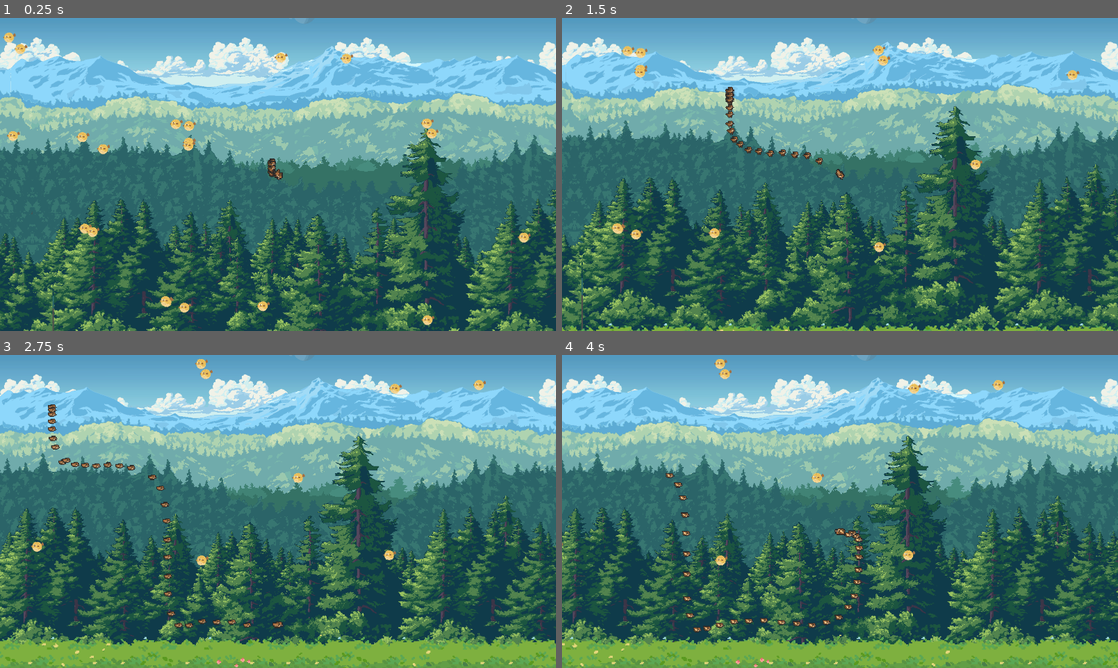
Above: before the commit, frames 1-4 (two rows, left to right).
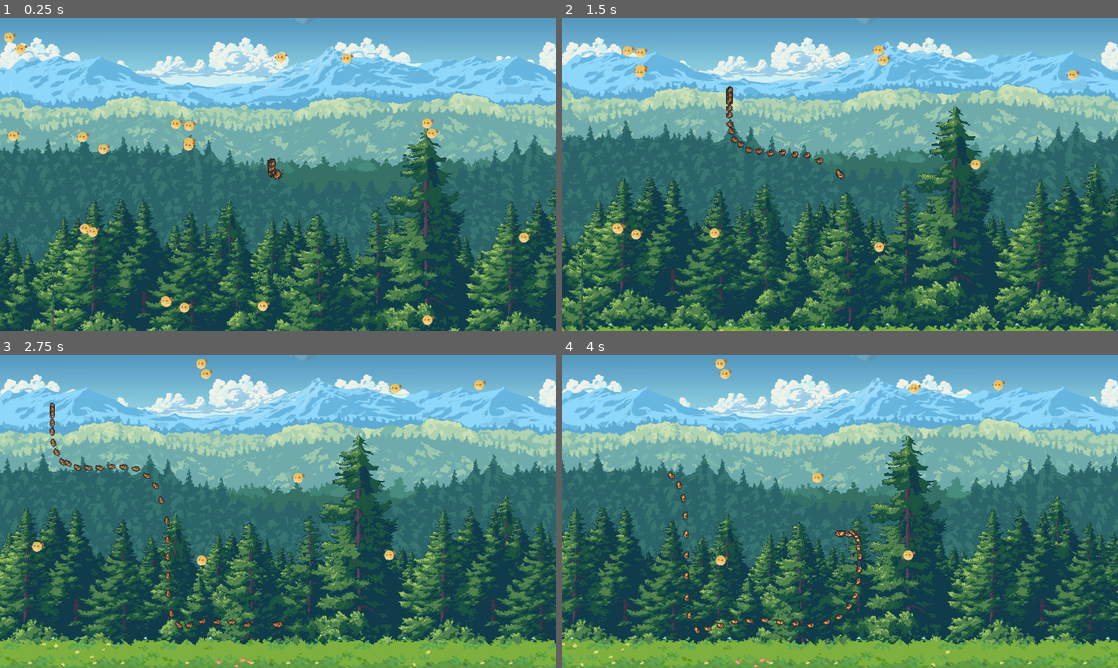
Above: after the commit, the same moments.

Repository: zalt00/sslip2
Game: Godot game, scene res://bird_stuff/bird_scene.tscn
Same seed, same stepped clock (60 frames per second), same inputs: the game is played once before the commit and once after it. This scene is started directly instead of the project's main scene.
Inputs (mouse positions are in pixels of both pictures, inside the frame that each line leads up to):
- Up to frame 1 (0.25 s): no input
- Up to frame 2 (1.5 s): move the mouse to (962, 158) at 0.52 s; hold D (move_right) 0.53-1.28 s; right-click (962, 158) at 0.6 s; move the mouse to (728, 190) at 1.27 s; hold S (move_down) from 1.28 s (still down); click (728, 190) at 1.35 s
- Up to frame 3 (2.75 s): move the mouse to (333, 442) at 2.02 s; release S (move_down) at 2.03 s; hold D (move_right) from 2.03 s (still down); right-click (333, 442) at 2.1 s
- Up to frame 4 (4 s): move the mouse to (812, 574) at 2.77 s; release D (move_right) at 2.78 s; hold W (move_up) 2.78-3.53 s; click (812, 574) at 2.85 s; move the mouse to (1006, 558) at 3.52 s; hold A (move_left) from 3.53 s (still down); right-click (1006, 558) at 3.6 s

The runs differ from the first frame. In frame 1, less than 0.1% of the frame differs, in the area x 48-51%, y 45-52%; in frame 2, 0.2%; in frame 3, 0.7%, in the area x 8-46%, y 15-88%; in frame 4, 0.6%.

Commit message:
fix animation

Diff:
--- a/bird_stuff/bird.gd
+++ b/bird_stuff/bird.gd
@@ -8,13 +8,18 @@
 #@onready var collision_polygon_2d: CollisionPolygon2D = $Area2D/CollisionPolygon2D
 
 class Chick:
-	var node: Node2D
+	var node: ChickNode
 	var virtual_position: Vector2
 	var interpolation_factor: float
 	func _init(n, v, i):
 		node = n
 		virtual_position = v
 		interpolation_factor = i
+
+	func set_position(v: Vector2):
+		var dpos = v - node.position
+		node.sprite.rotation = dpos.angle()
+		node.position = v
 
 var num_positions
 var previous_positions = []
@@ -68,18 +73,25 @@
 							var tmp = chicks[k].node.position
 							chicks[k].interpolation_factor = 1.
 							chicks[k + (j - i + 1) / 2].interpolation_factor = 1.
-							chicks[k].node.position = chicks[k + (j - i + 1) / 2].node.position
-							chicks[k + (j - i + 1) / 2].node.position = tmp
-					var polygon: PackedVector2Array = []
-					for k in range(i, j + 1):
-						polygon.append(to_local(chicks[k].virtual_position))
-					$Area2D/CollisionShape2D.shape.points = polygon
-					break
+							chicks[k].set_position(chicks[k + (j - i + 1) / 2].node.position)
+							chicks[k + (j - i + 1) / 2].set_position(tmp)
+						var polygon: PackedVector2Array = []
+						for k in range(i, j + 1):
+							polygon.append(to_local(chicks[k].virtual_position))
+						$Area2D/CollisionShape2D.shape.points = polygon
+						break
 			if loop_found:
 				break
+
 	for i in range(num_chicks):
 		chicks[i].interpolation_factor = lerp(chicks[i].interpolation_factor, 10., 1. * delta)
-		chicks[i].node.position = lerp(chicks[i].node.position, chicks[i].virtual_position, chicks[i].interpolation_factor * delta)
+		chicks[i].set_position(lerp(chicks[i].node.position, chicks[i].virtual_position, chicks[i].interpolation_factor * delta))
+		var sprite = chicks[i].node.sprite
+		if -PI/2.0 <= sprite.global_rotation and sprite.global_rotation <= PI/2.0:
+			sprite.scale.y = abs(sprite.scale.y)
+		else:
+			sprite.scale.y = -abs(sprite.scale.y)
+
 
 func move_towards_angle(current: float, target: float, delta: float) -> float:
 	var diff = wrapf(target - current, -PI, PI)
@@ -127,5 +139,10 @@
 				$flap_small.pitch_scale = randf_range(0.9, 1.1)
 				$flap_small.play()
 
+	if 0 <= global_rotation and global_rotation <= PI:
+		$AnimatedSprite2D.scale.y = abs($AnimatedSprite2D.scale.y)
+	else:
+		$AnimatedSprite2D.scale.y = -abs($AnimatedSprite2D.scale.y)
+
 func _on_area_2d_body_entered(body: Node2D) -> void:
 	print(body)
--- /dev/null
+++ b/bird_stuff/chick.gd
@@ -0,0 +1,11 @@
+class_name ChickNode extends Node2D
+
+@onready var sprite: AnimatedSprite2D = $AnimatedSprite2D
+# Called when the node enters the scene tree for the first time.
+func _ready() -> void:
+	pass # Replace with function body.
+
+
+# Called every frame. 'delta' is the elapsed time since the previous frame.
+func _process(delta: float) -> void:
+	pass
--- a/bird_stuff/chick.tscn
+++ b/bird_stuff/chick.tscn
@@ -1,5 +1,6 @@
-[gd_scene load_steps=7 format=3 uid="uid://bokdrnotv2m0m"]
+[gd_scene load_steps=8 format=3 uid="uid://bokdrnotv2m0m"]
 
+[ext_resource type="Script" uid="uid://dk2pi67i3grnh" path="res://bird_stuff/chick.gd" id="1_8iuxs"]
 [ext_resource type="Texture2D" uid="uid://dy7u356gf2m4v" path="res://bird_stuff/bird_assets/MiniBird/MiniBird [Original]/MiniBird [Original].png" id="1_vhgid"]
 
 [sub_resource type="AtlasTexture" id="AtlasTexture_8iuxs"]
@@ -39,6 +40,7 @@
 }]
 
 [node name="Chick" type="Node2D"]
+script = ExtResource("1_8iuxs")
 
 [node name="AnimatedSprite2D" type="AnimatedSprite2D" parent="."]
 scale = Vector2(3, 3)
Not shown: 1 places in bird_stuff/bird_scene.tscn that only renumber resources
Not shown, added: bird_stuff/chick.gd.uid
